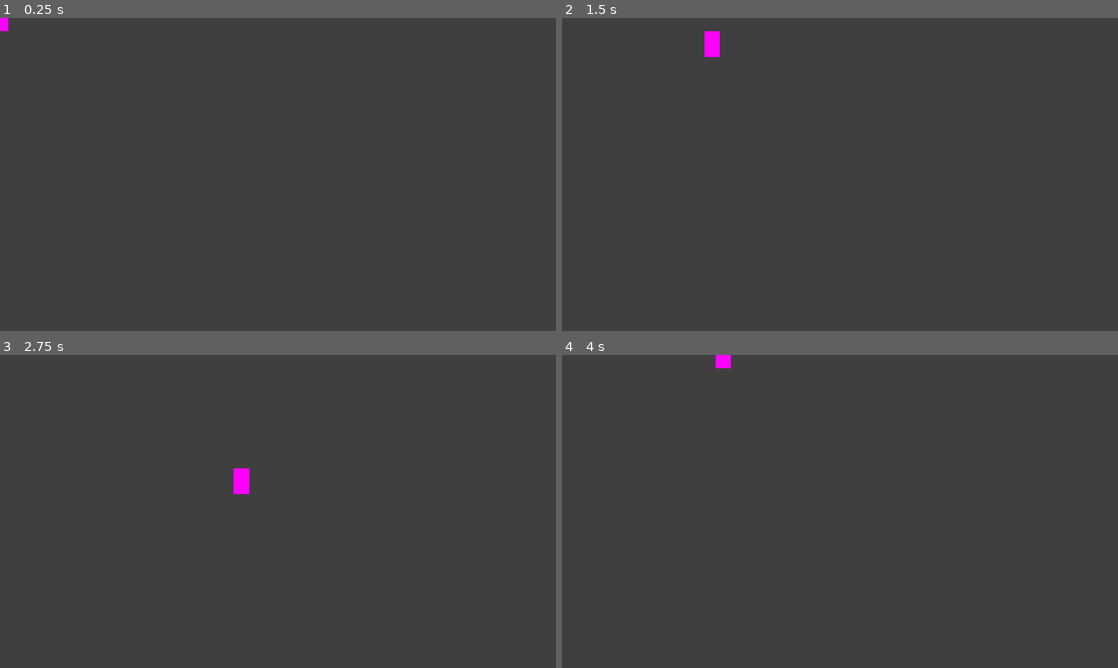
Above: before the commit, frames 1-4 (two rows, left to right).
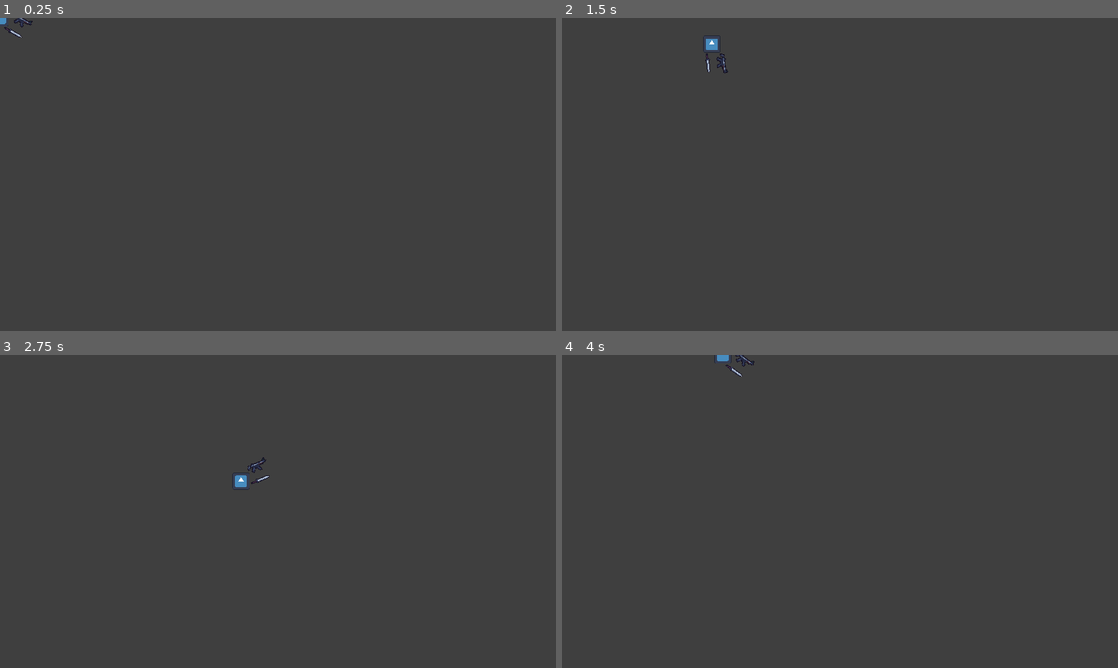
Above: after the commit, the same moments.

Repository: theneoxs/jam_game
Game: Godot game, scene res://Player/Player.tscn
The game is run twice, just before and just after one commit, with the same random seed, the same clock (stepped at 60 frames per second) and the same inputs. This scene is started directly instead of the project's main scene. The engine's default icon, where the game draws it, is replaced by a stand-in: a white triangle on a blue panel in a dark square.
Inputs (mouse positions are in pixels of both pictures, inside the frame that each line leads up to):
- Up to frame 1 (0.25 s): no input
- Up to frame 2 (1.5 s): tap Enter (ui_accept) at 0.5, 0.77 s; move the mouse to (962, 158) at 0.52 s; hold Right (ui_right) 0.53-1.28 s; move the mouse to (728, 190) at 1.27 s; hold Down (ui_down) from 1.28 s (still down)
- Up to frame 3 (2.75 s): tap Enter (ui_accept) at 1.52 s; move the mouse to (333, 442) at 2.02 s; release Down (ui_down) at 2.03 s; hold Right (ui_right) from 2.03 s (still down)
- Up to frame 4 (4 s): move the mouse to (812, 574) at 2.77 s; release Right (ui_right) at 2.78 s; hold Up (ui_up) 2.78-3.53 s; tap Enter (ui_accept) at 3.02, 3.77 s; move the mouse to (1006, 558) at 3.52 s; hold Left (ui_left) from 3.53 s (still down)

The runs differ from the first frame. In frame 1, 0.1% of the frame differs, in the area x 0-6%, y 0-7%; in frame 2, 0.3%; in frame 3, 0.3%, in the area x 41-49%, y 32-45%; in frame 4, 0.2%.
Error in both runs: Invalid access to property or key 'player_identifier' on a base object of type 'Nil'. (res://net.gd:77)

Commit message:
Add gun and sword (sprite)

Diff:
--- a/Player/Player.tscn
+++ b/Player/Player.tscn
@@ -1,6 +1,20 @@
-[gd_scene load_steps=4 format=3 uid="uid://xvdvkmrmx52"]
+[gd_scene load_steps=8 format=3 uid="uid://xvdvkmrmx52"]
 
 [ext_resource type="Script" path="res://Player/Player.gd" id="1_dljk5"]
+[ext_resource type="Texture2D" uid="uid://ck0igiwyl5jtk" path="res://Res/icon.svg" id="2_xr66c"]
+[ext_resource type="PackedScene" uid="uid://d2flkakoy0djv" path="res://Player/gun.tscn" id="3_sa303"]
+[ext_resource type="PackedScene" uid="uid://cphc1ofhmsrc7" path="res://Player/sword.tscn" id="4_to0yv"]
+
+[sub_resource type="SpriteFrames" id="SpriteFrames_12t12"]
+animations = [{
+"frames": [{
+"duration": 1.0,
+"texture": ExtResource("2_xr66c")
+}],
+"loop": true,
+"name": &"default",
+"speed": 5.0
+}]
 
 [sub_resource type="PlaceholderTexture2D" id="PlaceholderTexture2D_i5n2g"]
 
@@ -11,7 +25,12 @@
 [node name="Player" type="CharacterBody2D"]
 script = ExtResource("1_dljk5")
 
+[node name="AnimatedSprite2D" type="AnimatedSprite2D" parent="."]
+scale = Vector2(0.3125, 0.3125)
+sprite_frames = SubResource("SpriteFrames_12t12")
+
 [node name="Idle" type="Sprite2D" parent="."]
+visible = false
 position = Vector2(0.999999, 0.5)
 scale = Vector2(36, 59)
 texture = SubResource("PlaceholderTexture2D_i5n2g")
@@ -34,3 +53,7 @@
 
 [node name="CollisionShape2D" type="CollisionShape2D" parent="."]
 shape = SubResource("CapsuleShape2D_6dlem")
+
+[node name="Gun" parent="." instance=ExtResource("3_sa303")]
+
+[node name="Sword" parent="." instance=ExtResource("4_to0yv")]
--- /dev/null
+++ b/Player/gun.gd
@@ -0,0 +1,17 @@
+extends Node2D
+
+@onready var sprite = $Sprite2D
+
+func _process(delta):
+	var mouse_position = get_global_mouse_position()
+	look_at(mouse_position)
+
+	if (rotation_degrees < -90 and rotation_degrees > -270) or (rotation_degrees > 90 and rotation_degrees < 270):
+		sprite.flip_v = true
+	else:
+		sprite.flip_v = false
+
+	if rotation_degrees >= 360:
+		rotation_degrees -= 360
+	if rotation_degrees <= -360:
+		rotation_degrees += 360
--- /dev/null
+++ b/Player/gun.tscn
@@ -0,0 +1,16 @@
+[gd_scene load_steps=4 format=3 uid="uid://d2flkakoy0djv"]
+
+[ext_resource type="Texture2D" uid="uid://bi0dqbxj4n0n" path="res://Res/weapon.png" id="1_kuhuv"]
+[ext_resource type="Script" path="res://Player/gun.gd" id="1_rsbha"]
+
+[sub_resource type="AtlasTexture" id="AtlasTexture_13rx6"]
+atlas = ExtResource("1_kuhuv")
+region = Rect2(92.0806, 98.1208, 28.0741, 16.5398)
+
+[node name="Gun" type="Node2D"]
+script = ExtResource("1_rsbha")
+
+[node name="Sprite2D" type="Sprite2D" parent="."]
+position = Vector2(47, -19)
+scale = Vector2(2.25, 2.25)
+texture = SubResource("AtlasTexture_13rx6")
--- /dev/null
+++ b/Player/sword.gd
@@ -0,0 +1,17 @@
+extends Node2D
+
+@onready var sprite = $Sprite2D
+
+func _process(delta):
+	var mouse_position = get_global_mouse_position()
+	look_at(mouse_position)
+
+	if (rotation_degrees < -90 and rotation_degrees > -270) or (rotation_degrees > 90 and rotation_degrees < 270):
+		sprite.flip_v = true
+	else:
+		sprite.flip_v = false
+
+	if rotation_degrees >= 360:
+		rotation_degrees -= 360
+	if rotation_degrees <= -360:
+		rotation_degrees += 360
--- /dev/null
+++ b/Player/sword.tscn
@@ -0,0 +1,16 @@
+[gd_scene load_steps=4 format=3 uid="uid://cphc1ofhmsrc7"]
+
+[ext_resource type="Script" path="res://Player/sword.gd" id="1_d3ox4"]
+[ext_resource type="Texture2D" uid="uid://bi0dqbxj4n0n" path="res://Res/weapon.png" id="2_3n1nn"]
+
+[sub_resource type="AtlasTexture" id="AtlasTexture_2dyj0"]
+atlas = ExtResource("2_3n1nn")
+region = Rect2(62.9416, 18.628, 31.121, 10.4462)
+
+[node name="Sword" type="Node2D"]
+script = ExtResource("1_d3ox4")
+
+[node name="Sprite2D" type="Sprite2D" parent="."]
+position = Vector2(41.7687, 14.3125)
+scale = Vector2(1.5375, 1.5375)
+texture = SubResource("AtlasTexture_2dyj0")
Not shown, added: Player/gun52B6.tmp
